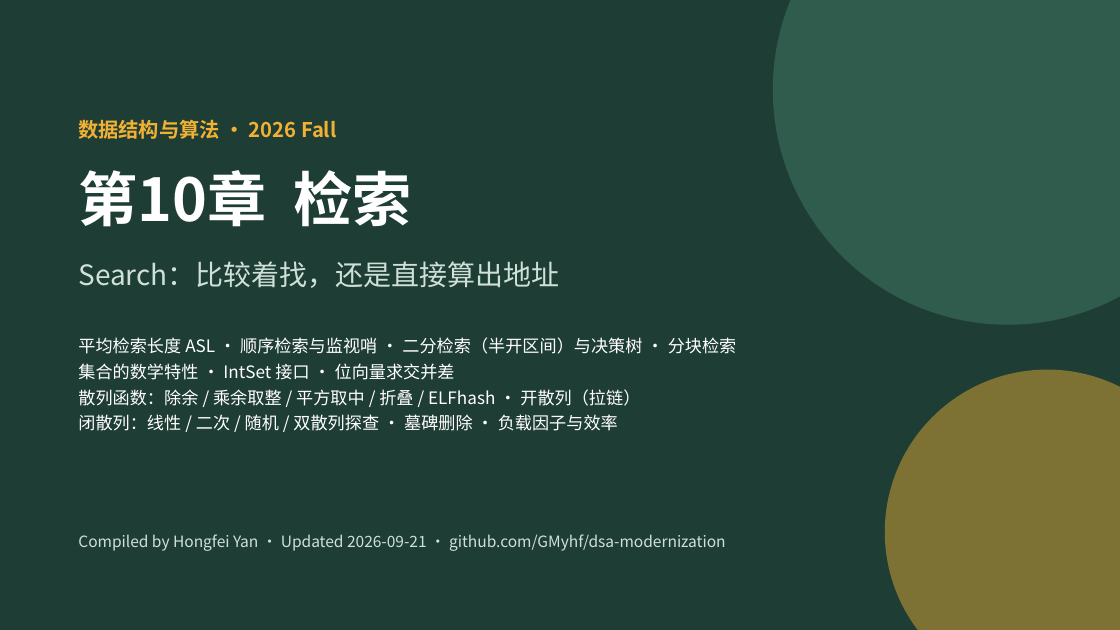
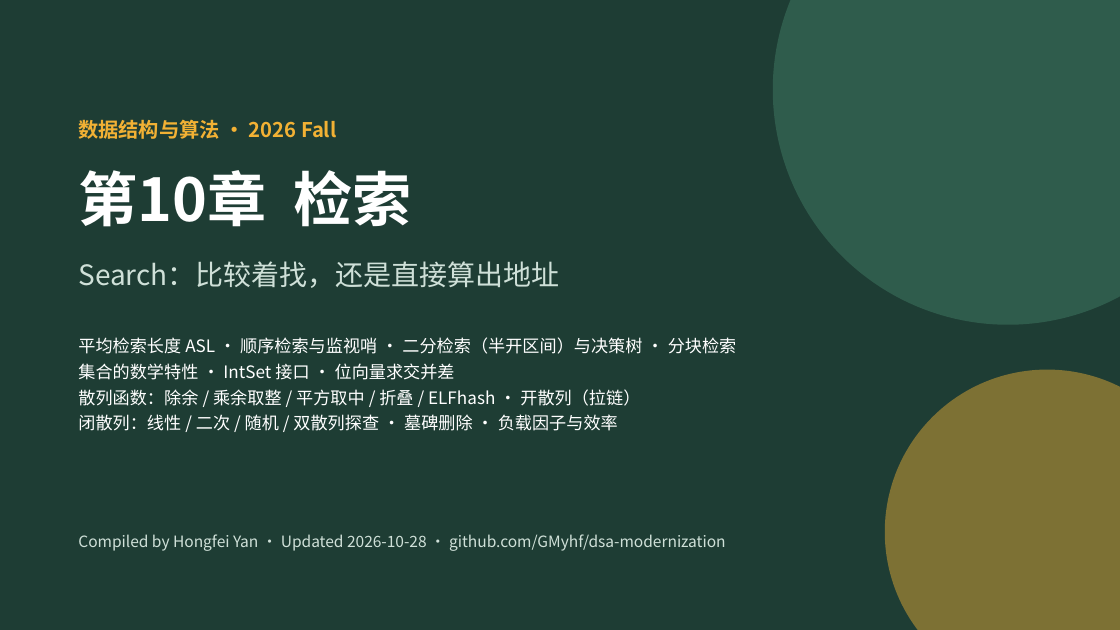
Before and after one commit to GMyhf/2026fall-cs201, a slide deck: slide 1 of courseware/202609_DSA_10_Search.pptx. Drawn at 1120x630 pixels with LibreOffice and Linux fonts; fonts in the diff are those of the drawing. Boxes give left, top, right and bottom in pixels: in the first picture for what was removed or moved away, otherwise in the second. Text is boxed around its words. In the diff, an @@ line names an element or a change of style, - is before the commit and + after.

```diff
--- a/courseware/202609_DSA_10_Search.pptx
+++ b/courseware/202609_DSA_10_Search.pptx
@@ text at (x1=78, y1=534, x2=726, y2=551): text changed @@
-Compiled by Hongfei Yan · Updated 2026-09-21 · github.com/GMyhf/dsa-modernization
+Compiled by Hongfei Yan · Updated 2026-10-28 · github.com/GMyhf/dsa-modernization
```
Also in this commit, not shown: 47 other slides changed, 6 slides added, 2 other files.
